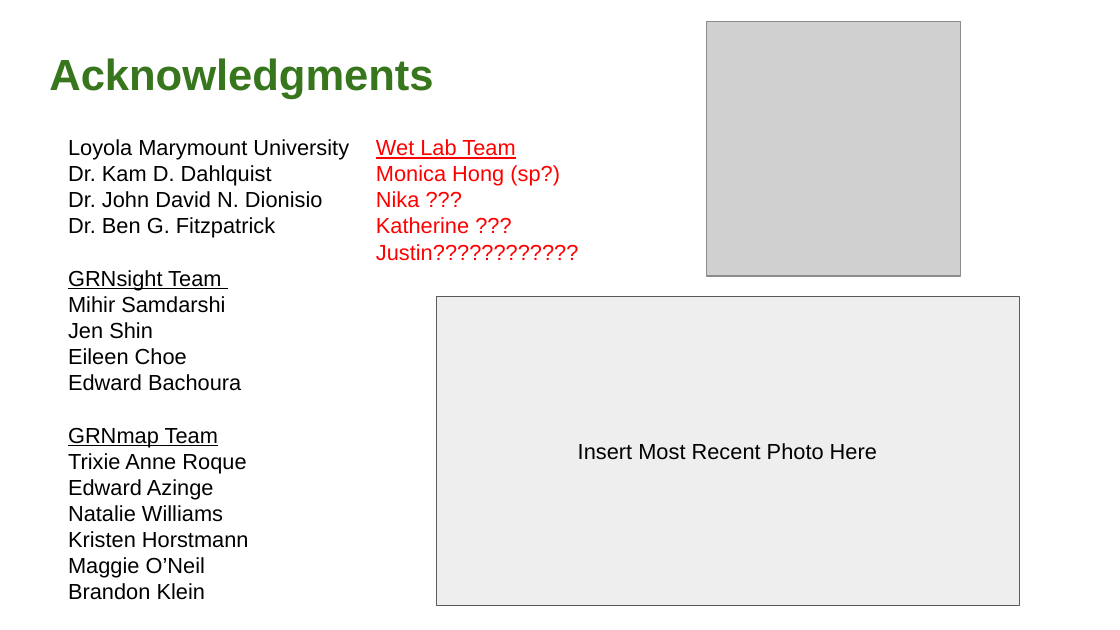
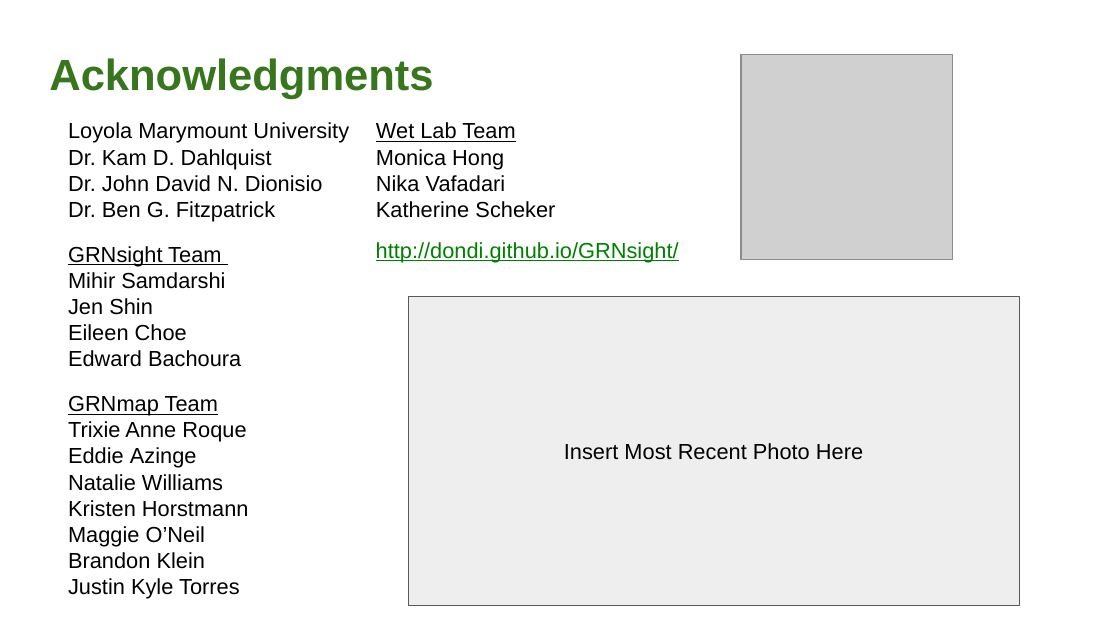
Before and after one commit to dondi/GRNsight, a slide deck: slide 18 of documents/presentations/Varshneya-Anguiano-LMU Symposium-201703.pptx. Drawn at 1120x630 pixels with LibreOffice and Linux fonts; fonts in the diff are those of the drawing; grey boxes stand for pictures. Boxes give left, top, right and bottom in pixels: in the first picture for what was removed or moved away, otherwise in the second. Text is boxed around its words. In the diff, an @@ line names an element or a change of style, - is before the commit and + after.

```diff
--- a/documents/presentations/Varshneya-Anguiano-LMU Symposium-201703.pptx
+++ b/documents/presentations/Varshneya-Anguiano-LMU Symposium-201703.pptx
@@ picture: place and size @@
-picture at [707,21,961,276]
+picture at [741,55,953,260]
@@ text at [68,122,349,569]: paragraph added @@
+Justin Kyle Torres
@@ text "Loyola Marymount University": place and size @@
-text "Loyola Marymount University" at [68,139,349,600]
+text "Loyola Marymount University" at [68,122,349,569]
@@ text "Wet Lab Team": place and size @@
-text "Wet Lab Team" at [376,139,578,261]
+text "Wet Lab Team" at [376,122,555,218]
@@ text at [376,149,555,218]: text changed; text colour #FF0000 to #000000 @@
-Monica Hong (sp?)
-Nika ???
-Katherine ???
-Justin????????????
+Monica Hong
+Nika Vafadari
+Katherine Scheker
@@ text at [376,122,515,142]: text colour #FF0000 to #000000 in "Wet Lab Team" @@
@@ text added at [376,242,679,262], 14 pt, text #008000, underline @@
+http://dondi.github.io/GRNsight/
@@ rectangle "Insert Most Recent Photo Here": place and size @@
-rectangle "Insert Most Recent Photo Here" at [436,297,1019,606]
+rectangle "Insert Most Recent Photo Here" at [409,297,1019,606]
@@ text at [68,447,197,468]: text changed @@
-Edward Azinge
+Eddie Azinge
```
Also in this commit, not shown: 7 other slides changed, 1 slide removed.
